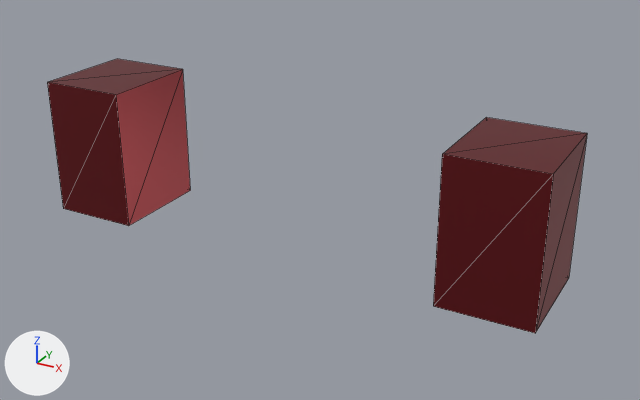
The glTF model src/client/dev_viewer/models/modular_heroes/dk_gloves_base.glb, before and after one commit.
One viewpoint serves both versions: a camera (50 mm lens) standing at (0.72, -1.219, 0.574) and looking at (0.046, 0.006, -0.039). Every picture has the same lights, and +X, +Y and +Z are marked at lower left. The first picture is the older version. Mesh edges are drawn as thin lines. Where no turn or scale is listed for an object, it has been applied to the vertices. Vertices at exactly the same position are counted once.

Objects in the first picture: 'gauntlet_-1', 'gauntlet_1'.
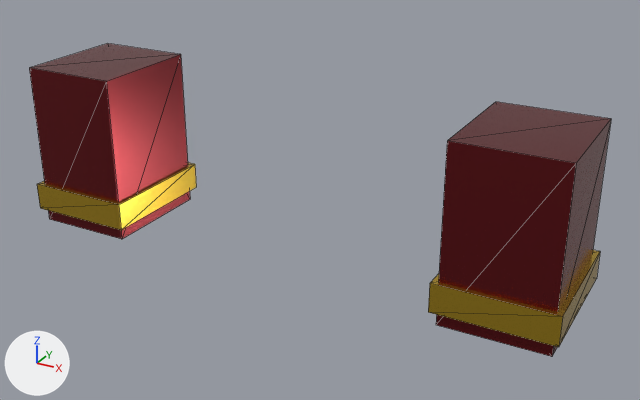
Location of each change, [x1, y1, x2, y2] in pixels of the pictures (640 x 400 px):
```json
{"object": "gauntlet_1", "change": "surface changed, moved, rescaled", "before": [433, 117, 587, 333], "after": [436, 102, 611, 357], "on screen": "14% wider, 18% taller"}
{"object": "gauntlet_-1", "change": "surface changed, moved, rescaled", "before": [47, 59, 190, 226], "after": [29, 43, 190, 239], "on screen": "12% wider, 17% taller"}
{"object": "gauntlet_cuff_1", "change": "added", "after": [428, 250, 600, 347]}
{"object": "gauntlet_cuff_-1", "change": "added", "after": [37, 163, 196, 230], "on screen": "yellow"}
```

Scene script edits in JSON lines:
```json
{"op": "set", "path": "mat_material_0.roughness", "old": "0.38", "new": "0.24"}
{"op": "add", "block": "mat_material_1", "code": ["mat_material_1 = principled_material('Material_1')", "mat_material_1.base_color = (0.658, 0.429, 0.0382)  # yellow #d4af37", "mat_material_1.metallic = 0.92", "mat_material_1.roughness = 0.18"]}
{"block": "me_mesh_0", "where": "# used by ob_gauntlet__1; location = (-0.38, 0.0, 0.0)"}
{"op": "remove", "block": "me_mesh_0", "code": "me_mesh_0.from_pydata(...)  # 8 vertices, 12 faces; spans x -0.08..0.08, y -0.095..0.095, z -0.125..0.125"}
{"op": "add", "block": "me_mesh_0", "code": "me_mesh_0.from_pydata(...)  # 8 vertices, 12 faces; spans x -0.09..0.09, y -0.105..0.105, z -0.15..0.15"}
{"block": "me_mesh_0", "change": "me_mesh_0 part 1: the whole mesh is scaled about its middle by (1.13, 1.11, 1.2)"}
{"block": "me_mesh_1", "where": "# used by ob_gauntlet_1; location = (0.38, 0.0, 0.0)"}
{"op": "remove", "block": "me_mesh_1", "code": "me_mesh_1.from_pydata(...)  # 8 vertices, 12 faces; spans x -0.08..0.08, y -0.095..0.095, z -0.125..0.125"}
{"op": "add", "block": "me_mesh_1", "code": "me_mesh_1.from_pydata(...)  # 8 vertices, 12 faces; spans x -0.09..0.09, y -0.105..0.105, z -0.15..0.15"}
{"block": "me_mesh_1", "change": "me_mesh_1 part 2: the whole mesh is scaled about its middle by (1.13, 1.11, 1.2)"}
{"op": "add", "block": "me_mesh_3", "code": ["me_mesh_3 = bpy.data.meshes.new('Mesh_3')", "me_mesh_3.from_pydata(...)  # a box spanning x -0.1..0.1, y -0.115..0.115, z -0.025..0.025", "me_mesh_3.materials.append(mat_material_1)  # yellow #d4af37"]}
{"op": "set", "path": "ob_gauntlet__1.location", "old": "(-0.38, 0.0, 0.0)", "new": "(-0.4, 0.0, 0.0)"}
{"op": "set", "path": "ob_gauntlet_1.location", "old": "(0.38, 0.0, 0.0)", "new": "(0.4, 0.0, 0.0)"}
{"op": "add", "block": "ob_gauntlet_cuff_1", "code": ["ob_gauntlet_cuff_1 = bpy.data.objects.new('gauntlet_cuff_1', me_mesh_3)", "ob_gauntlet_cuff_1.location = (0.4, 0.0, -0.1)"]}
{"op": "add", "block": "ob_gauntlet_cuff__1", "code": ["ob_gauntlet_cuff__1 = bpy.data.objects.new('gauntlet_cuff_-1', me_mesh_3.copy())", "ob_gauntlet_cuff__1.location = (-0.4, 0.0, -0.1)"]}
```
